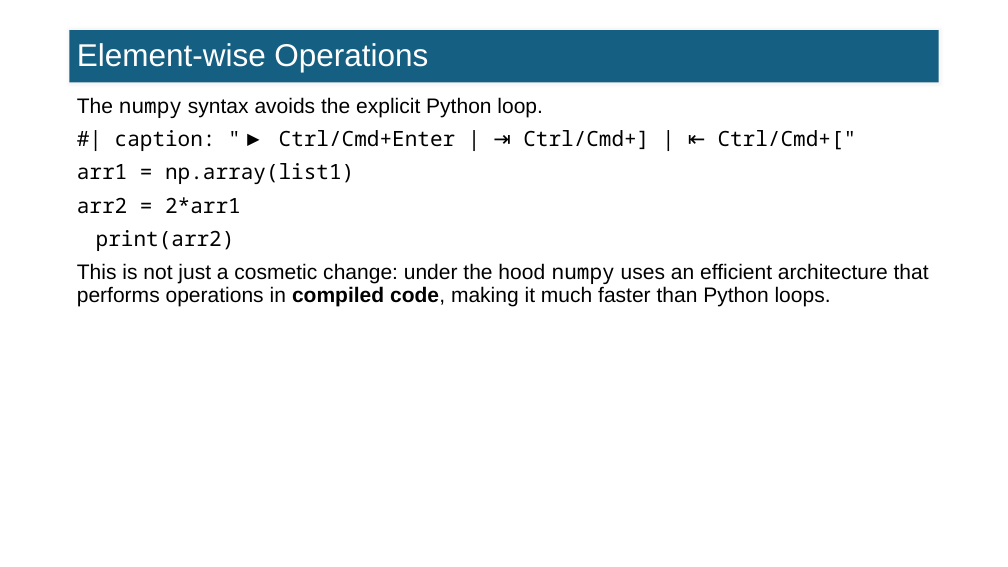
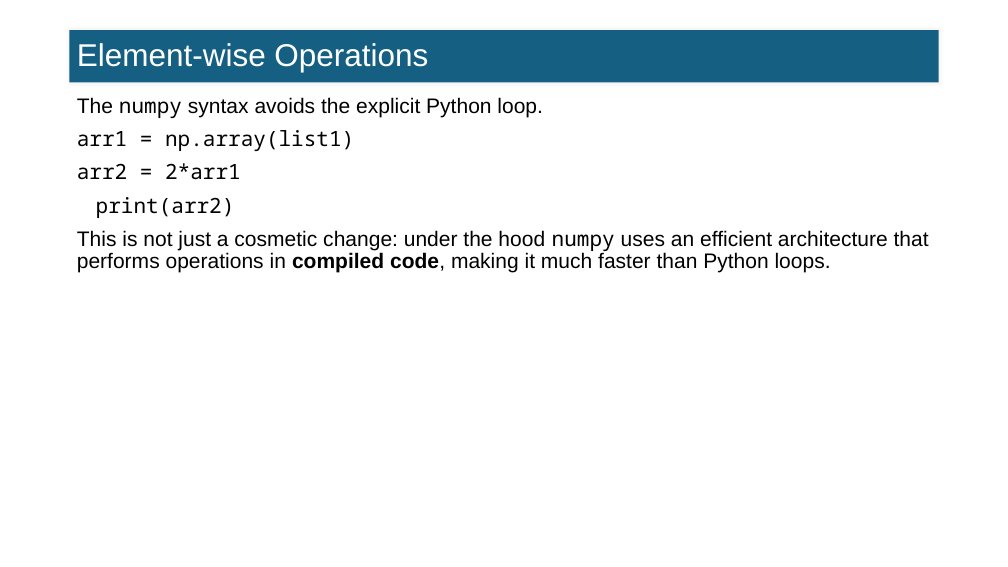
Before and after one commit to FTurci/intro-coding-data-analysis, a slide deck: slide 12 of slides/07_intro_numpy_slides.pptx. Drawn at 1008x567 pixels with LibreOffice and Linux fonts; fonts in the diff are those of the drawing. Boxes give left, top, right and bottom in pixels: in the first picture for what was removed or moved away, otherwise in the second. Text is boxed around its words. In the diff, an @@ line names an element or a change of style, - is before the commit and + after.

```diff
--- a/slides/07_intro_numpy_slides.pptx
+++ b/slides/07_intro_numpy_slides.pptx
@@ text at (77,130,354,218): text changed @@
-#| caption: "▶ Ctrl/Cmd+Enter | ⇥ Ctrl/Cmd+] | ⇤ Ctrl/Cmd+["
-arr1 = np.array(list1)
-arr2 = 2*arr1
-print(arr2)
+arr1 = np.array(list1)
+arr2 = 2*arr1
+print(arr2)
```
Also in this commit, not shown: 9 other slides changed, 55 other files.
